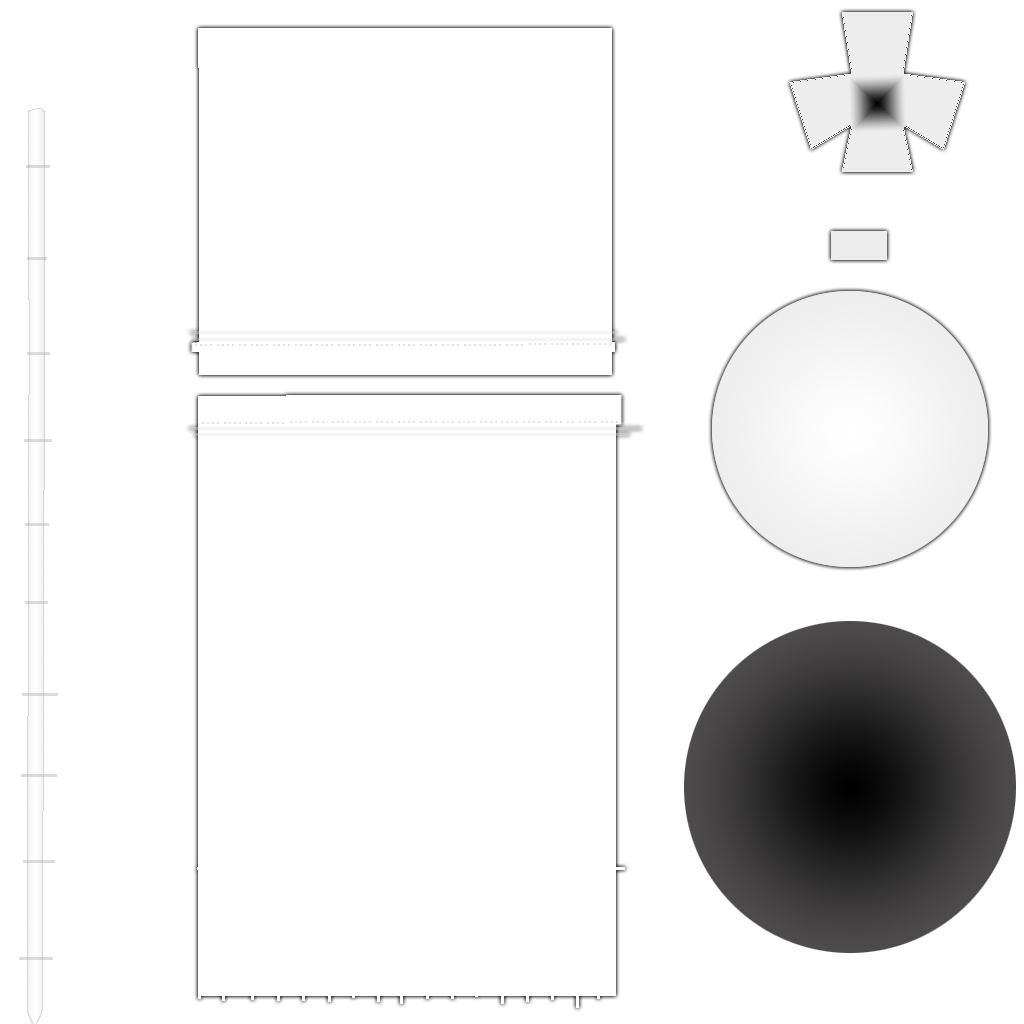
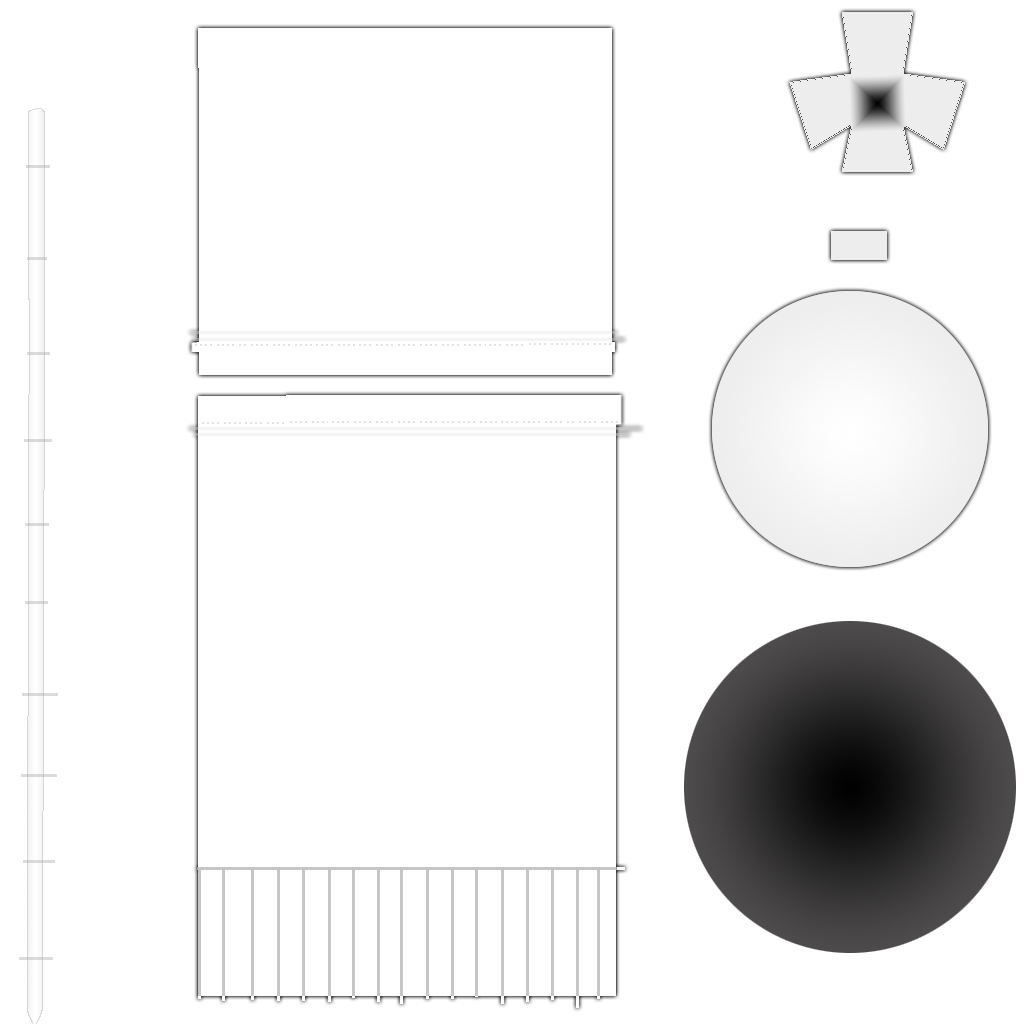
Two versions of the same layered image (1024x1024). Layer-by-layer changes:
added layer "Layer 1" (59%) above "Engine_Port" over [197, 865, 617, 996]
